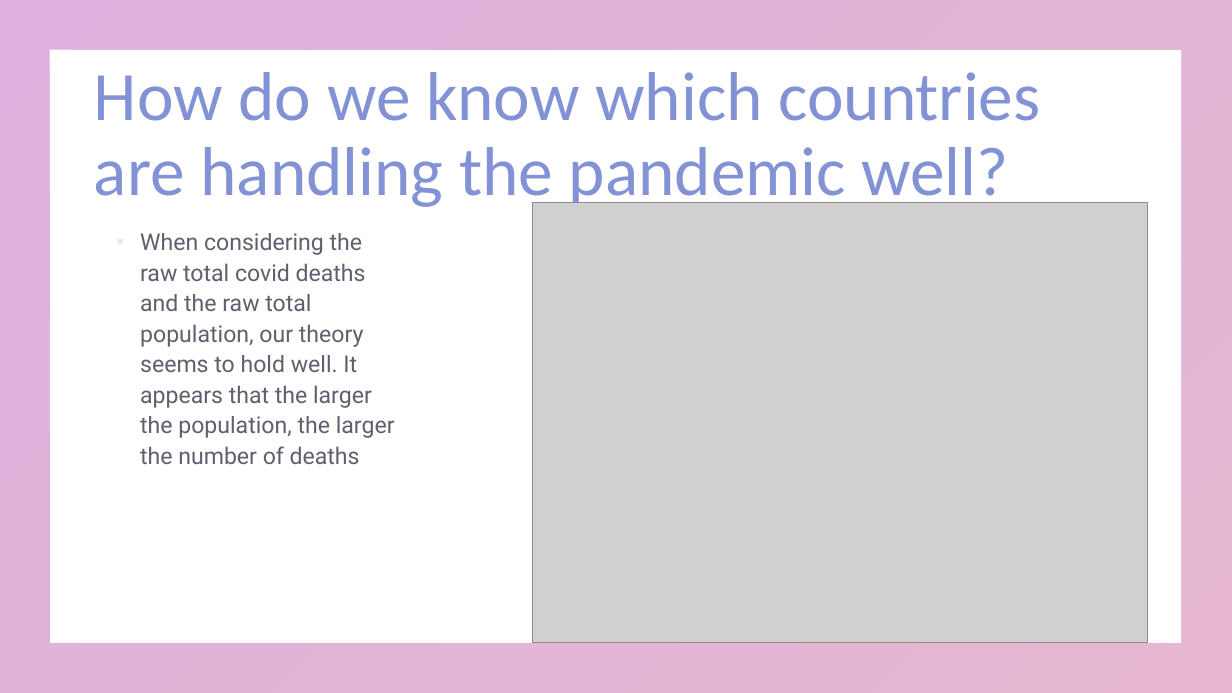
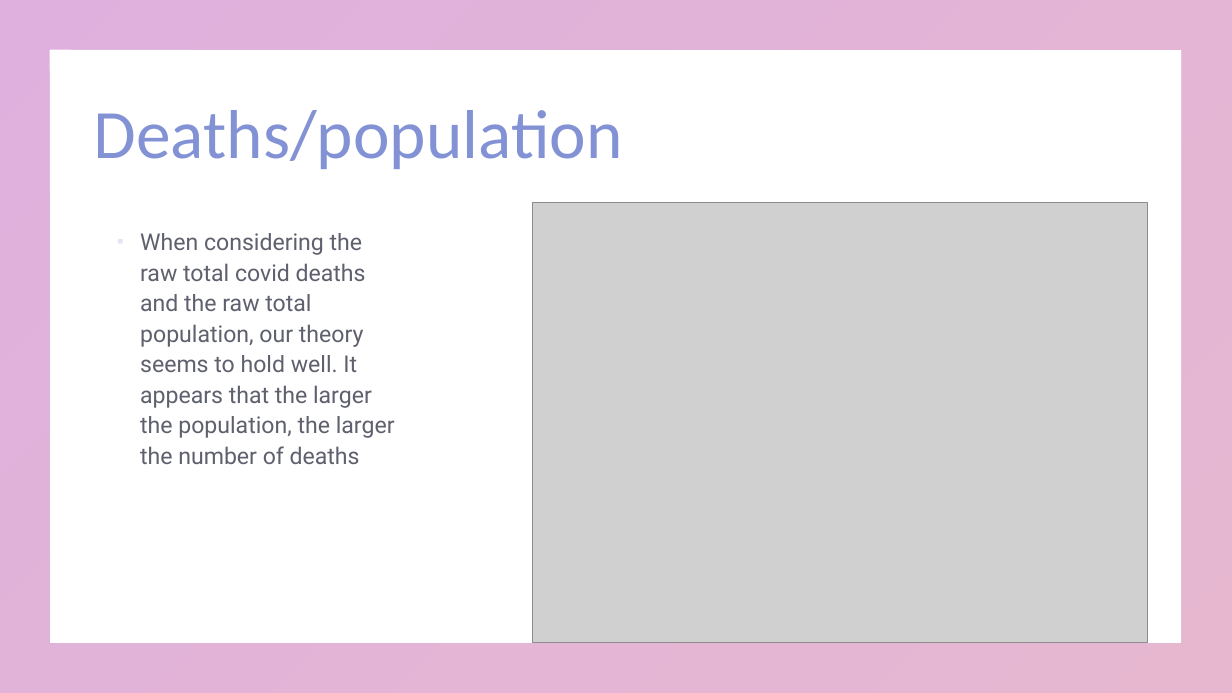
Before and after one commit to KarenJewell/WIDDatathon, a slide deck: slide 7 of WID Presentation_4.pptx (slide 4 before the commit). Drawn at 1232x693 pixels with LibreOffice and Linux fonts; fonts in the diff are those of the drawing; grey boxes stand for pictures. Boxes give left, top, right and bottom in pixels: in the first picture for what was removed or moved away, otherwise in the second. Text is boxed around its words. In the diff, an @@ line names an element or a change of style, - is before the commit and + after.

```diff
--- a/WID Presentation_4.pptx
+++ b/WID Presentation_4.pptx
@@ title at [94, 110, 623, 169]: text changed @@
-How do we know which countries are handling the pandemic well?
+Deaths/population
```
Also in this commit, not shown: 7 other slides changed, 17 slides added, 4 other files.
